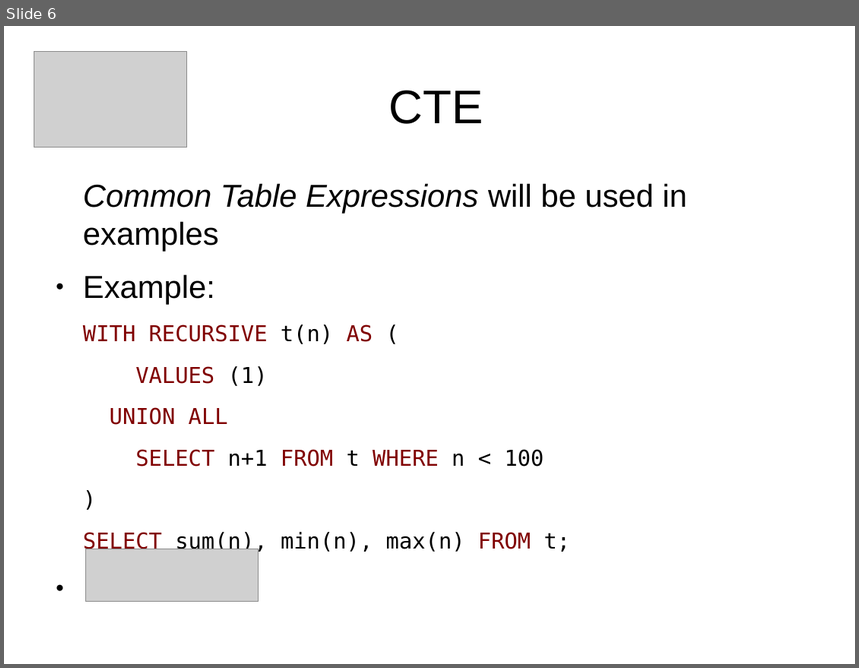
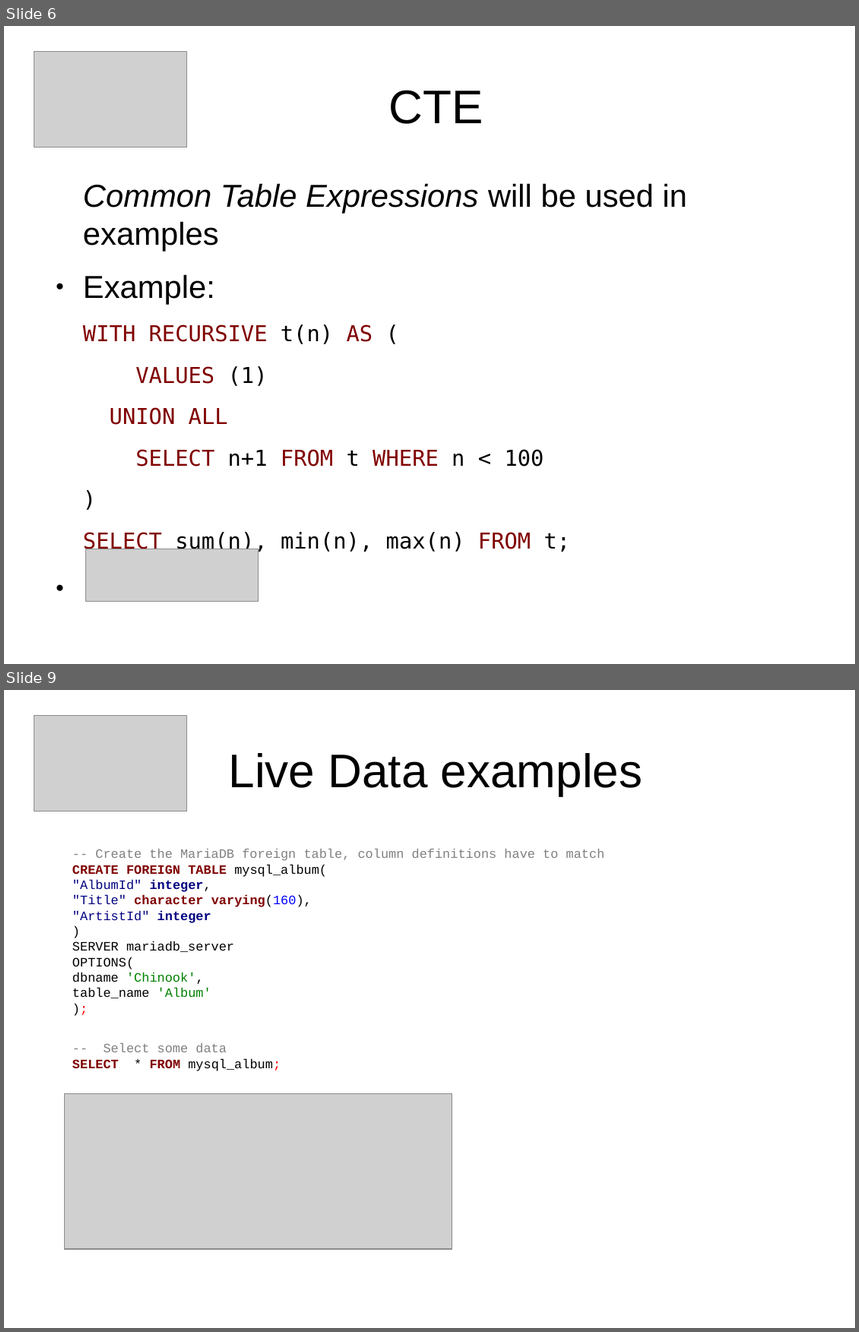
Before and after one commit to sjstoelting/talks, a slide deck: one-database-to-rule-em-all/PostgreSQL-FDW.odp. Shown one above the other, each under a label of ours: slide 6 before the commit, slides 6 and 9 after it; the slides between them are not shown. The pictures are 859x668 and 859x1332 pixels, drawn with LibreOffice and Linux fonts; fonts in the diff are those of the drawing; grey boxes stand for pictures. Boxes give left, top, right and bottom in pixels: in the first picture for what was removed or moved away, otherwise in the second. Text is boxed around its words. In the diff, an @@ line names an element or a change of style, - is before the commit and + after.

Commit message:
Extended the slides with queries and screenshots of the live part. In case something doesn't work during the talk.

```diff
--- a/one-database-to-rule-em-all/PostgreSQL-FDW.odp
+++ b/one-database-to-rule-em-all/PostgreSQL-FDW.odp
@@ slide 9 added at (4,690,855,1328), background #FFFFFF @@
@@ picture added at (34,716,187,812) @@
@@ title added at (229,753,643,796), 44 pt, text #000000 @@
+Live Data examples
@@ text added at (72,849,605,999), 12 pt, text #000000 @@
+-- Create the MariaDB foreign table, column definitions have to match
+CREATE FOREIGN TABLE mysql_album(
+"AlbumId" integer,
+"Title" character varying(160),
+"ArtistId" integer
+)
+SERVER mariadb_server
+OPTIONS(
+dbname 'Chinook',
+table_name 'Album'
+);
@@ text added at (72,1043,281,1072), 12 pt, text #808080 @@
+-- Select some data
+SELECT * FROM mysql_album;
@@ picture added at (65,1094,452,1249) @@
```
Also in this commit, not shown: 1 slide changed, 20 other slides added, 1 other file.
